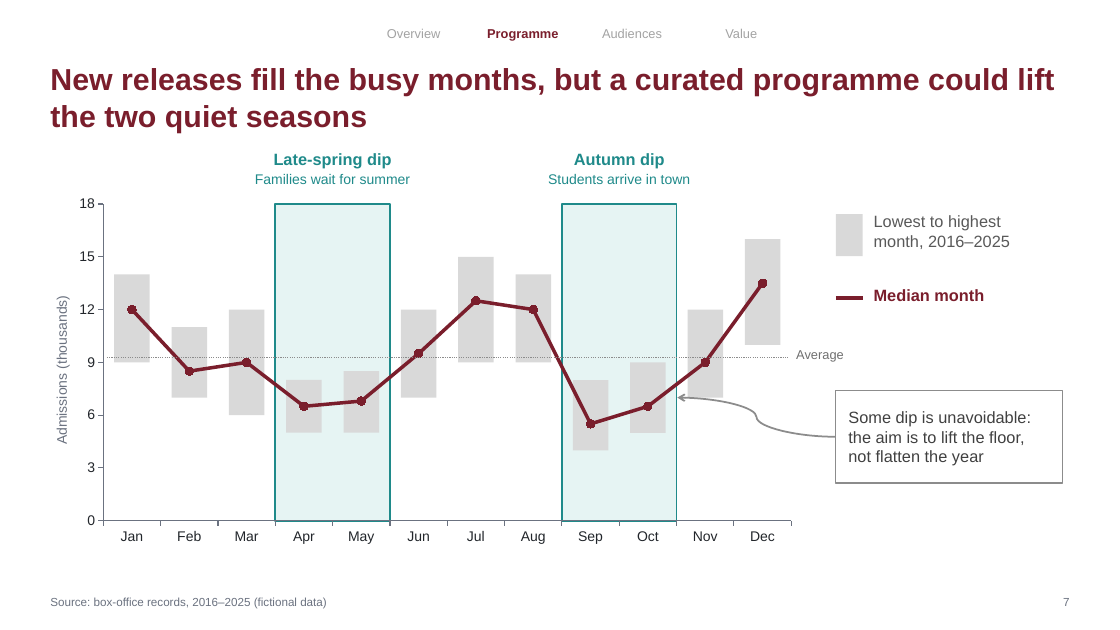
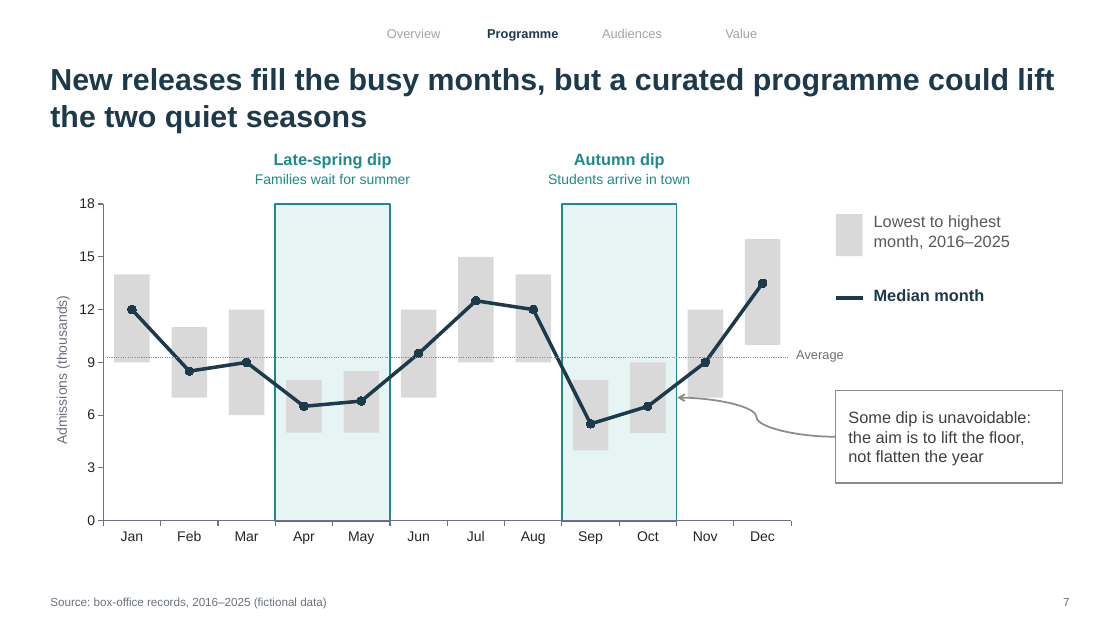
Before and after one commit to bmc-marshall/slidewell, a slide deck: slide 7 of slidewell/examples/showcase.pptx. Drawn at 1120x630 pixels with LibreOffice and Linux fonts; fonts in the diff are those of the drawing. Boxes give left, top, right and bottom in pixels: in the first picture for what was removed or moved away, otherwise in the second. Text is boxed around its words. In the diff, an @@ line names an element or a change of style, - is before the commit and + after.

```diff
--- a/slidewell/examples/showcase.pptx
+++ b/slidewell/examples/showcase.pptx
@@ line chart at box(50, 193, 807, 555) @@
@@ colour of Series 1 #7A1E2C to #1D3A4A @@
@@ line (836, 298) - (863, 298): stroke #7A1E2C 3 pt to #1D3A4A 3 pt @@
@@ text colour #7A1E2C to #1D3A4A in 3 elements at box(487, 29, 558, 40), box(50, 68, 1054, 133), box(874, 289, 984, 301) @@
```
Also in this commit, not shown: 4 other files.
